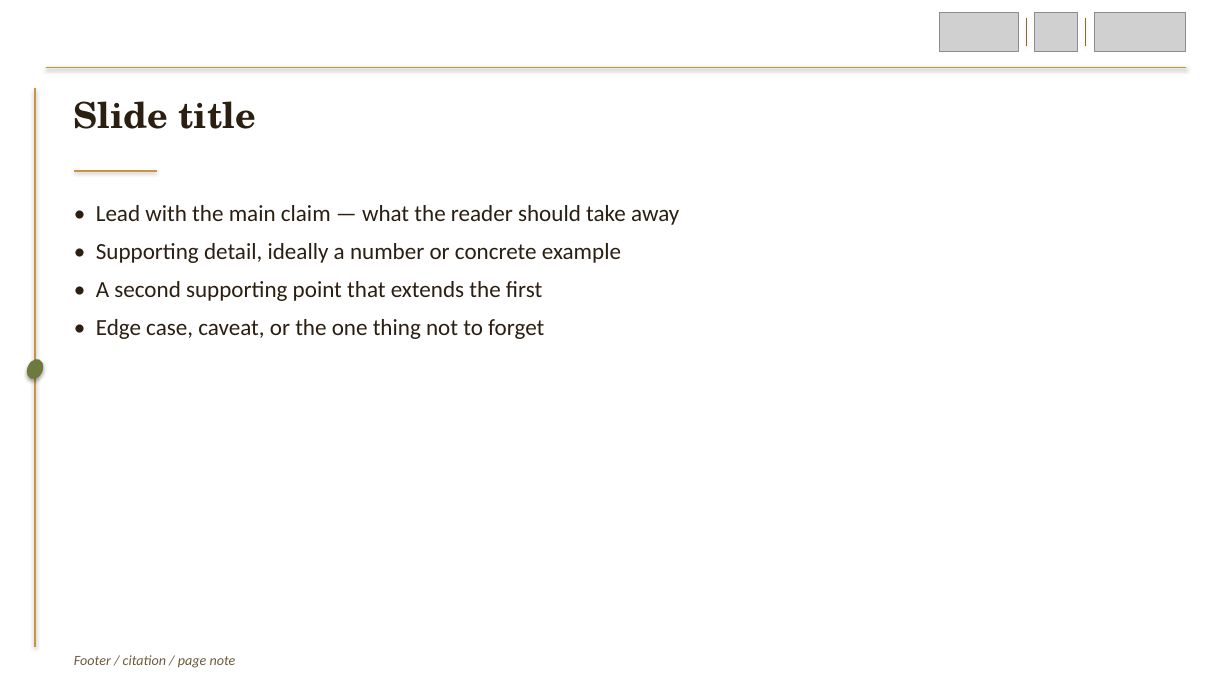
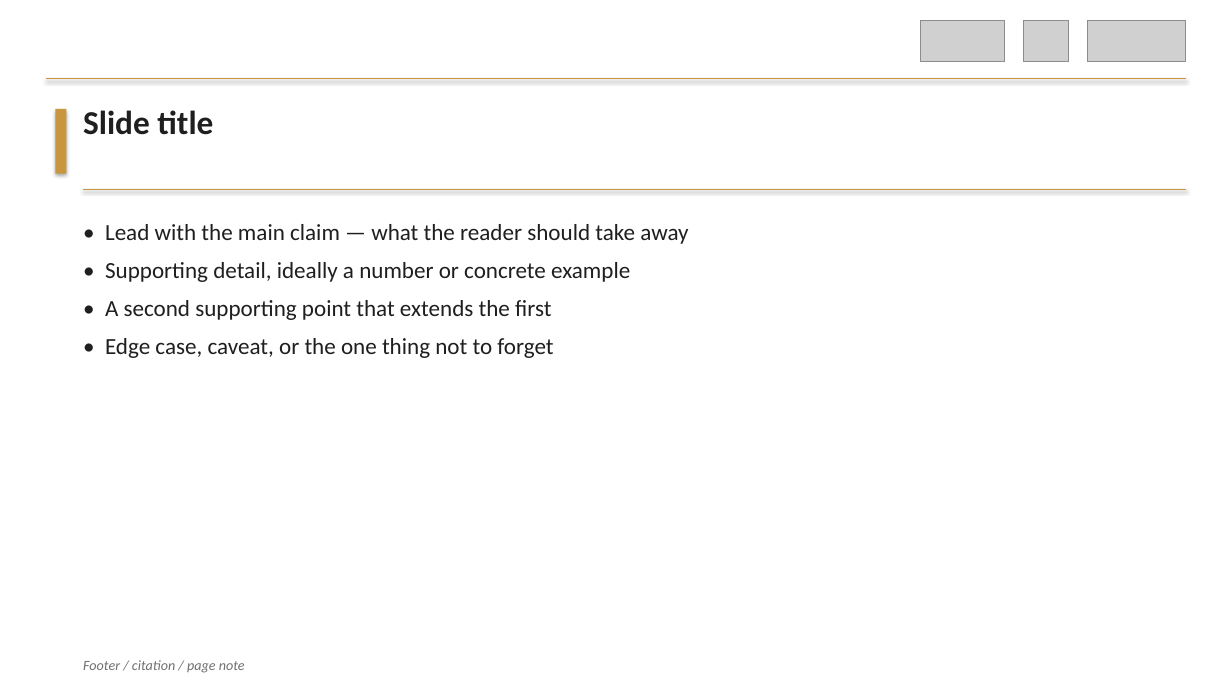
Before and after one commit to preordinary/KCLNLP_SlidesTemplate, a slide deck: slide 3 of templates/tree_yellow_texture/KCLNLP_TreeYellow.pptx. Drawn at 1232x693 pixels with LibreOffice and Linux fonts; fonts in the diff are those of the drawing; grey boxes stand for pictures; background and template pictures are left out. Boxes give left, top, right and bottom in pixels: in the first picture for what was removed or moved away, otherwise in the second. Text is boxed around its words. In the diff, an @@ line names an element or a change of style, - is before the commit and + after.

```diff
--- a/templates/tree_yellow_texture/KCLNLP_TreeYellow.pptx
+++ b/templates/tree_yellow_texture/KCLNLP_TreeYellow.pptx
@@ picture: place and size @@
-picture at bbox=[940, 13, 1019, 52]
+picture at bbox=[921, 20, 1005, 62]
@@ picture: place and size @@
-picture at bbox=[1035, 13, 1078, 52]
+picture at bbox=[1023, 20, 1069, 62]
@@ line removed from (1027, 18) to (1027, 46) @@
@@ line removed from (1086, 18) to (1086, 46) @@
@@ picture: place and size @@
-picture at bbox=[1094, 13, 1186, 52]
+picture at bbox=[1088, 20, 1186, 62]
@@ line removed from (35, 88) to (35, 647) @@
@@ line moved from (46, 67) - (1186, 67) to (46, 79) - (1186, 79) @@
@@ rectangle added at bbox=[55, 109, 67, 174], fill #C8963E @@
@@ text "Slide title": place and size @@
-text "Slide title" at bbox=[74, 101, 256, 129]
+text "Slide title" at bbox=[83, 110, 213, 135]
@@ text "Slide title" at bbox=[83, 110, 213, 135]: size 28 to 26 pt, font TeX Gyre Schola to Calibri, text colour #2B1F12 to #1F1F1F @@
@@ line removed from (74, 171) to (157, 171) @@
@@ line added from (83, 189) to (1186, 189), #C8963E 0.5 pt @@
@@ text "• Lead with the main ...": place and size @@
-text "• Lead with the main ..." at bbox=[96, 205, 679, 339]
+text "• Lead with the main ..." at bbox=[105, 224, 688, 358]
@@ text "• Lead with the main ..." at bbox=[105, 224, 688, 358]: text colour #2B1F12 to #1F1F1F @@
@@ ellipse removed at bbox=[24, 356, 46, 381] @@
@@ text "Footer / citation / page ...": place and size @@
-text "Footer / citation / page ..." at bbox=[74, 655, 236, 668]
+text "Footer / citation / page ..." at bbox=[83, 660, 245, 673]
@@ text "Footer / citation / page ..." at bbox=[83, 660, 245, 673]: text colour #6E5A3C to #707070 @@
```
Also in this commit, not shown: 4 other slides changed, 6 other files.
